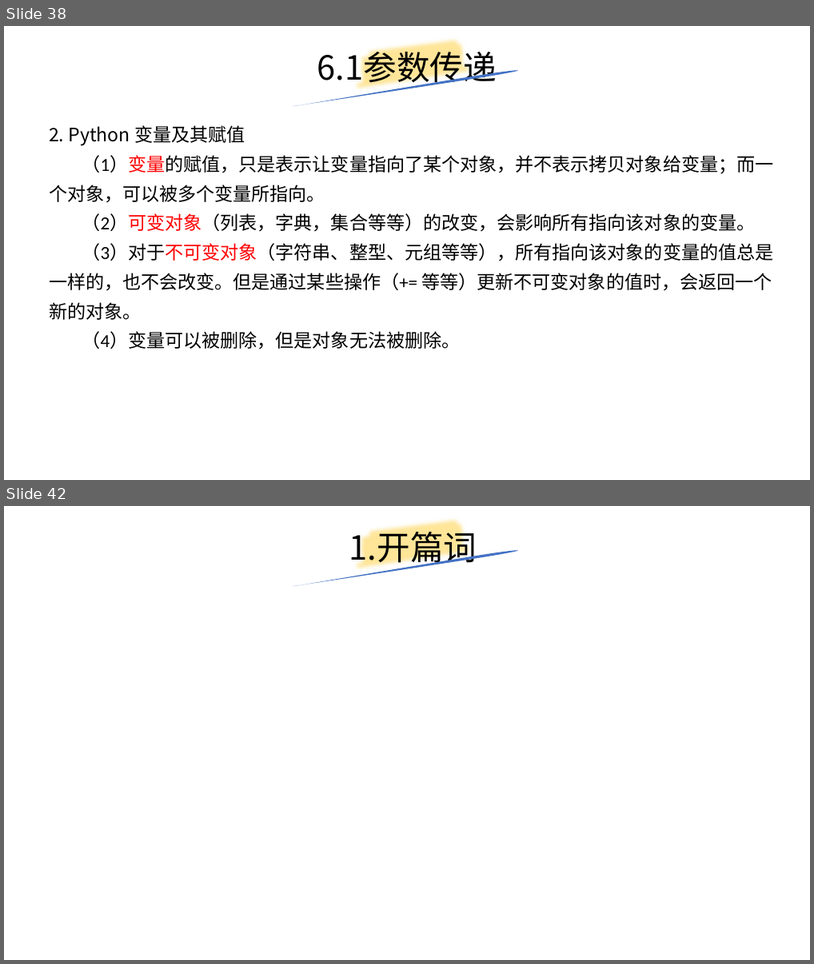
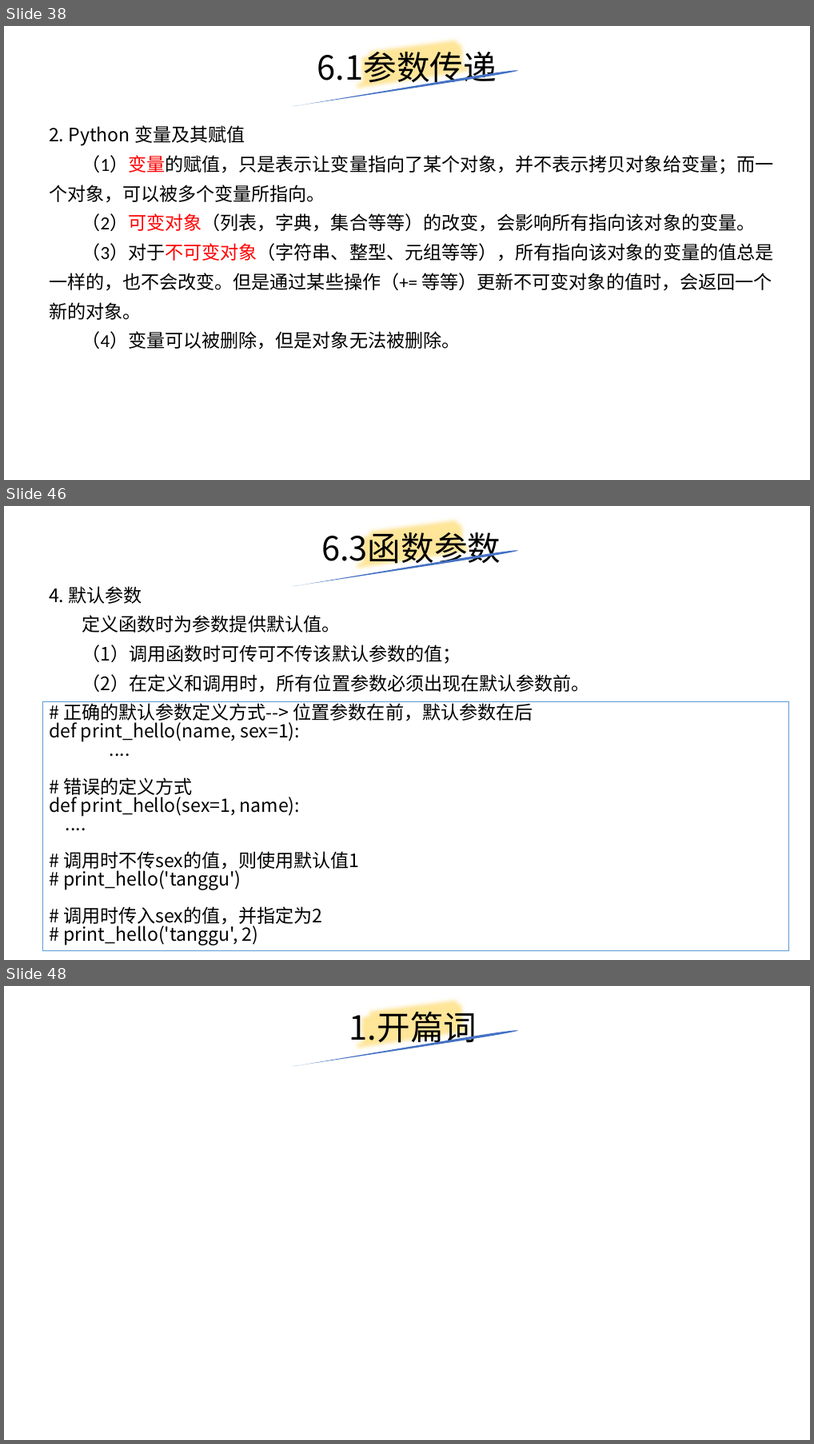
Before and after one commit to yiwenliu/CorePython, a slide deck: PPT/CorePython.pptx. Shown one above the other, each under a label of ours: slides 38 and 42 before the commit, slides 38, 46 and 48 after it; the slides between them are not shown. The pictures are 814x964 and 814x1444 pixels, drawn with LibreOffice and Linux fonts; fonts in the diff are those of the drawing. Boxes give left, top, right and bottom in pixels: in the first picture for what was removed or moved away, otherwise in the second. Text is boxed around its words. In the diff, an @@ line names an element or a change of style, - is before the commit and + after.

```diff
--- a/PPT/CorePython.pptx
+++ b/PPT/CorePython.pptx
@@ slide 46 added at [4,506,810,960], background #FFFFFF @@
@@ title added at [322,527,501,568], 39.6 pt, text #000000 @@
+6.3函数参数
@@ freeform shape added at [353,506,476,586], outline #FFE699 16 pt @@
@@ freeform shape added at [292,549,519,586], fill #4472C4 @@
@@ text added at [49,586,590,692], 22 pt, text #000000 @@
+4. 默认参数
+定义函数时为参数提供默认值。
+（1）调用函数时可传可不传该默认参数的值；
+（2）在定义和调用时，所有位置参数必须出现在默认参数前。
@@ rectangle added at [43,701,790,950], outline #5B9BD5 0.75 pt, 22 pt, text #000000 @@
+# 正确的默认参数定义方式--> 位置参数在前，默认参数在后
+def print_hello(name, sex=1):
+....
+# 错误的定义方式
+def print_hello(sex=1, name):
+....
+# 调用时不传sex的值，则使用默认值1
+# print_hello('tanggu')
+# 调用时传入sex的值，并指定为2
+# print_hello('tanggu', 2)
@@ what was slide 42 is now slide 48 @@
```
Also in this commit, not shown: 1 slide changed, 7 other slides added, 2 slides removed, 10 other files.
